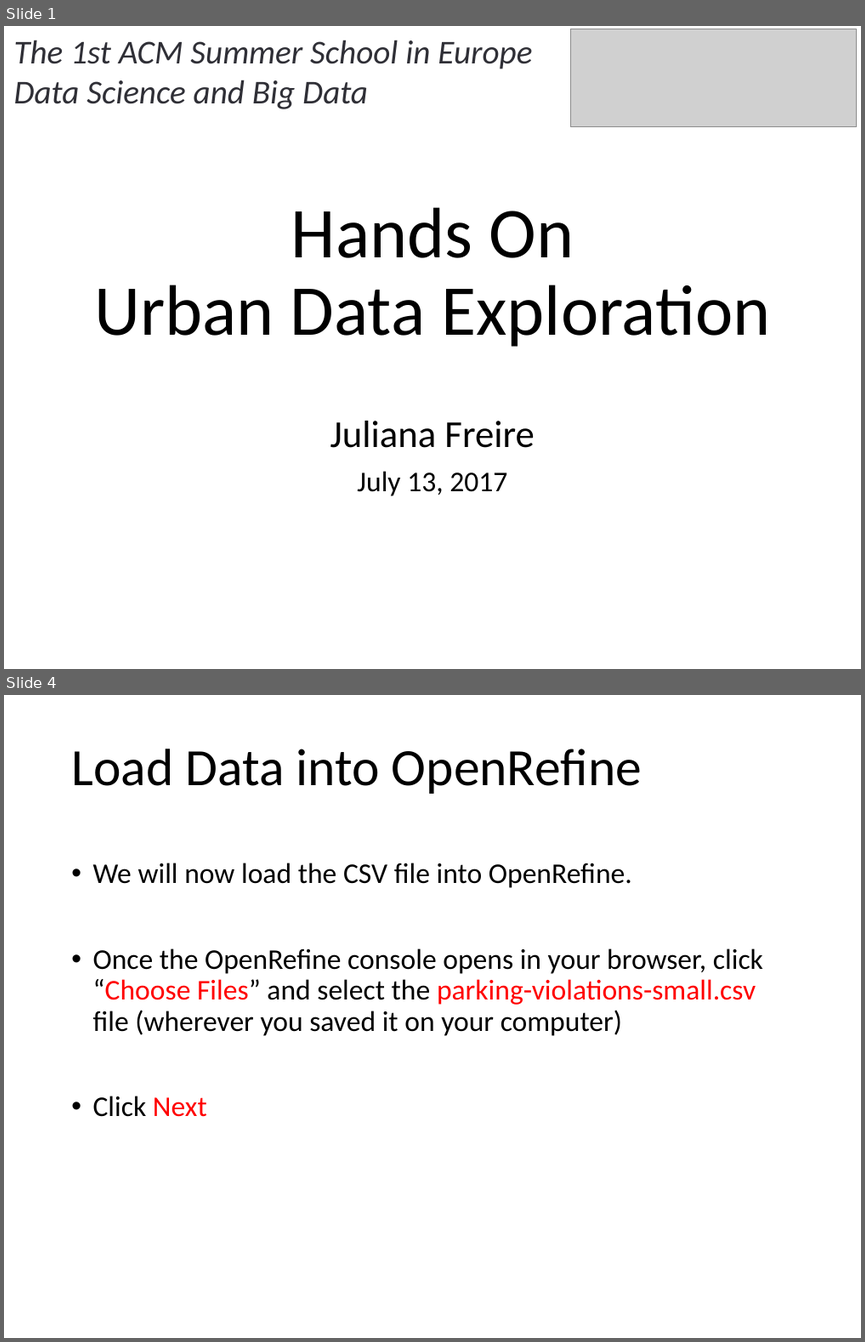
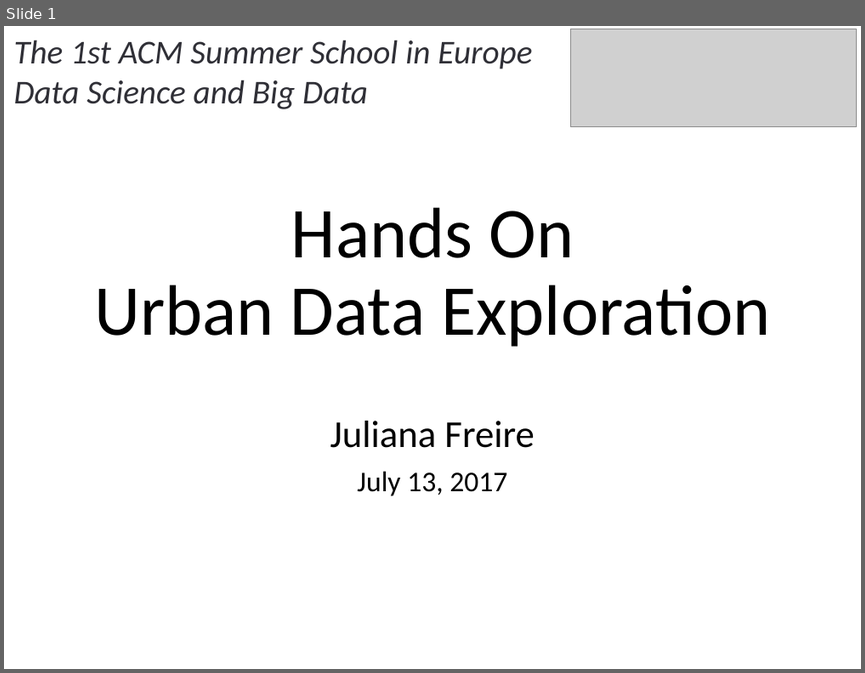
Before and after one commit to julianafreire/ACMSummerSchool2017, a slide deck: lab-data-exploration.pptx. Shown one above the other, each under a label of ours: slides 1 and 4 before the commit, slide 1 after it; the slides between them are not shown. The pictures are 865x1342 and 865x673 pixels, drawn with LibreOffice and Linux fonts; fonts in the diff are those of the drawing; grey boxes stand for pictures. Boxes give left, top, right and bottom in pixels: in the first picture for what was removed or moved away, otherwise in the second. Text is boxed around its words. In the diff, an @@ line names an element or a change of style, - is before the commit and + after.

```diff
--- a/lab-data-exploration.pptx
+++ b/lab-data-exploration.pptx
@@ slide 4 removed at <box>4,695,861,1338</box>, background #FFFFFF @@
@@ title removed at <box>71,749,642,794</box> @@
-Load Data into OpenRefine
@@ text removed at <box>93,862,763,1117</box> @@
-• We will now load the CSV file into OpenRefine.
-• Once the OpenRefine console opens in your browser, click “Choose Files” and select the parking-violations-small.csv file (wherever you saved it on your computer)
-• Click Next
```
Also in this commit, not shown: 4 slides changed, 1 slide added, 39 other slides removed, 4 other files.
